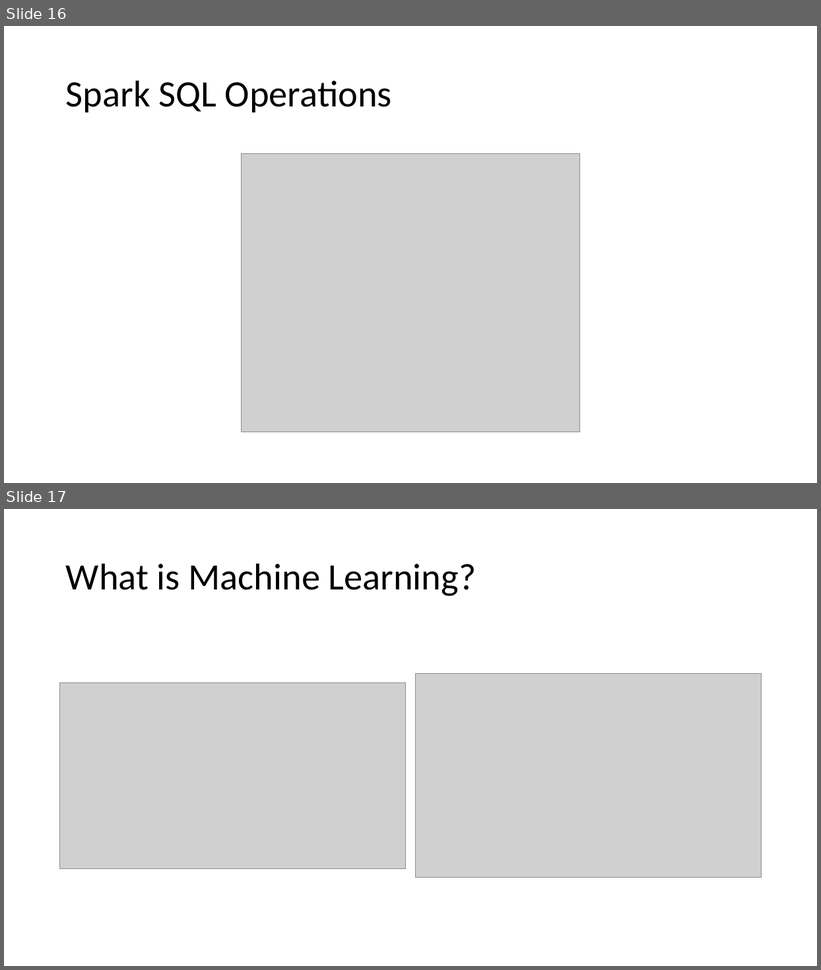
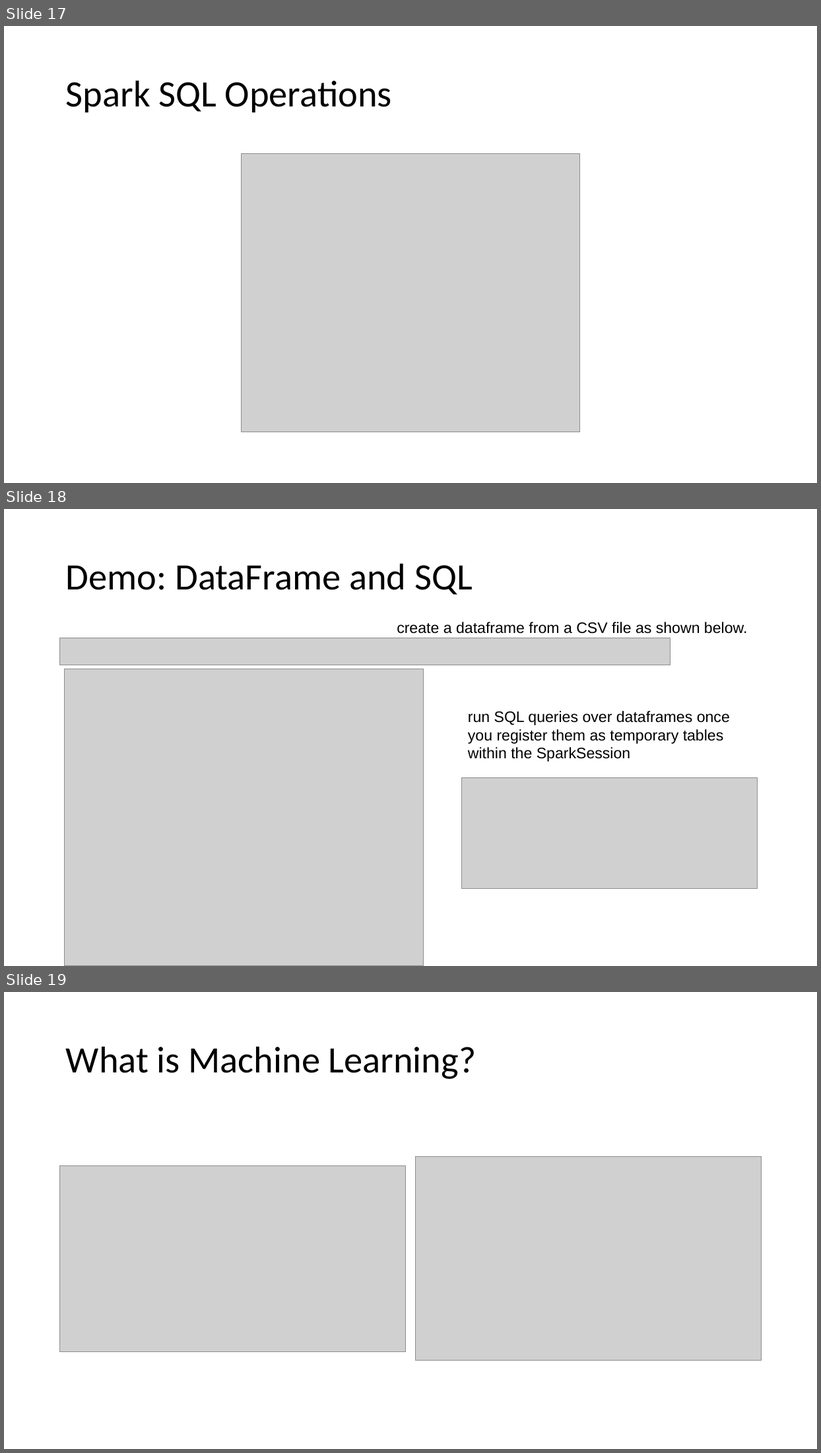
Before and after one commit to Azure-Bootcamp-Troy/GettingStartedMLSparkHDInsight, a slide deck: Getting Started with ML with Spark on HDInsight.pptx. Shown one above the other, each under a label of ours: slides 16 and 17 before the commit, slides 17, 18 and 19 after it. The pictures are 821x970 and 821x1453 pixels, drawn with LibreOffice and Linux fonts; fonts in the diff are those of the drawing; grey boxes stand for pictures. Boxes give left, top, right and bottom in pixels: in the first picture for what was removed or moved away, otherwise in the second. Text is boxed around its words. In the diff, an @@ line names an element or a change of style, - is before the commit and + after.

```diff
--- a/Getting Started with ML with Spark on HDInsight.pptx
+++ b/Getting Started with ML with Spark on HDInsight.pptx
@@ slide 18 added at bbox=[4, 509, 817, 966], background #FFFFFF @@
@@ title added at bbox=[66, 563, 473, 595], 44 pt, text #000000 @@
+Demo: DataFrame and SQL
@@ text added at bbox=[397, 622, 747, 634], 18 pt, text #000000 @@
+create a dataframe from a CSV file as shown below.
@@ picture added at bbox=[60, 638, 671, 665] @@
@@ picture added at bbox=[64, 669, 424, 966] @@
@@ text added at bbox=[468, 711, 730, 762], 18 pt, text #000000 @@
+run SQL queries over dataframes once you register them as temporary tables within the SparkSession
@@ picture added at bbox=[462, 778, 757, 889] @@
@@ what was slide 16 is now slide 17 @@
@@ what was slide 17 is now slide 19 @@
```
Also in this commit, not shown: 10 slides changed, 4 other slides added, 1 other file.
